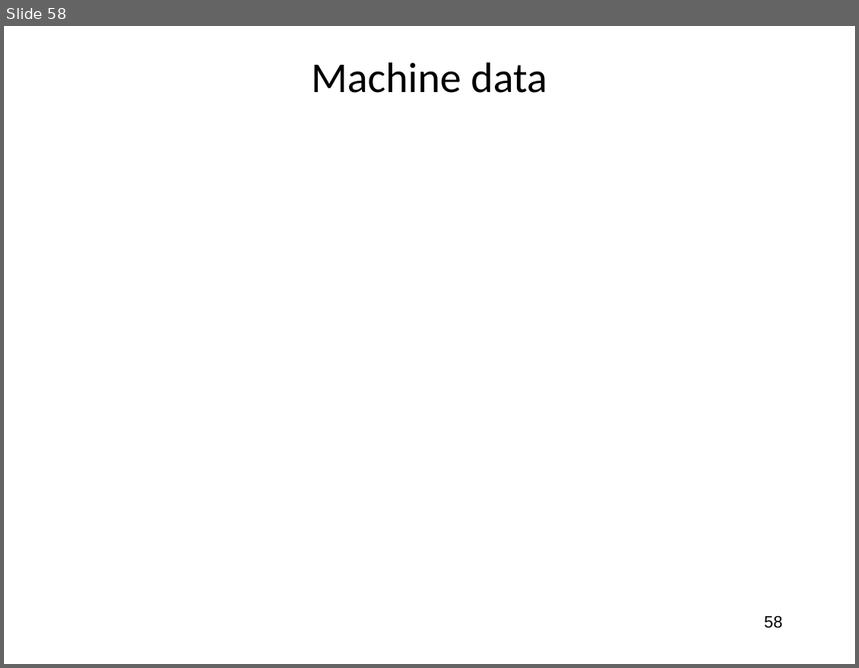
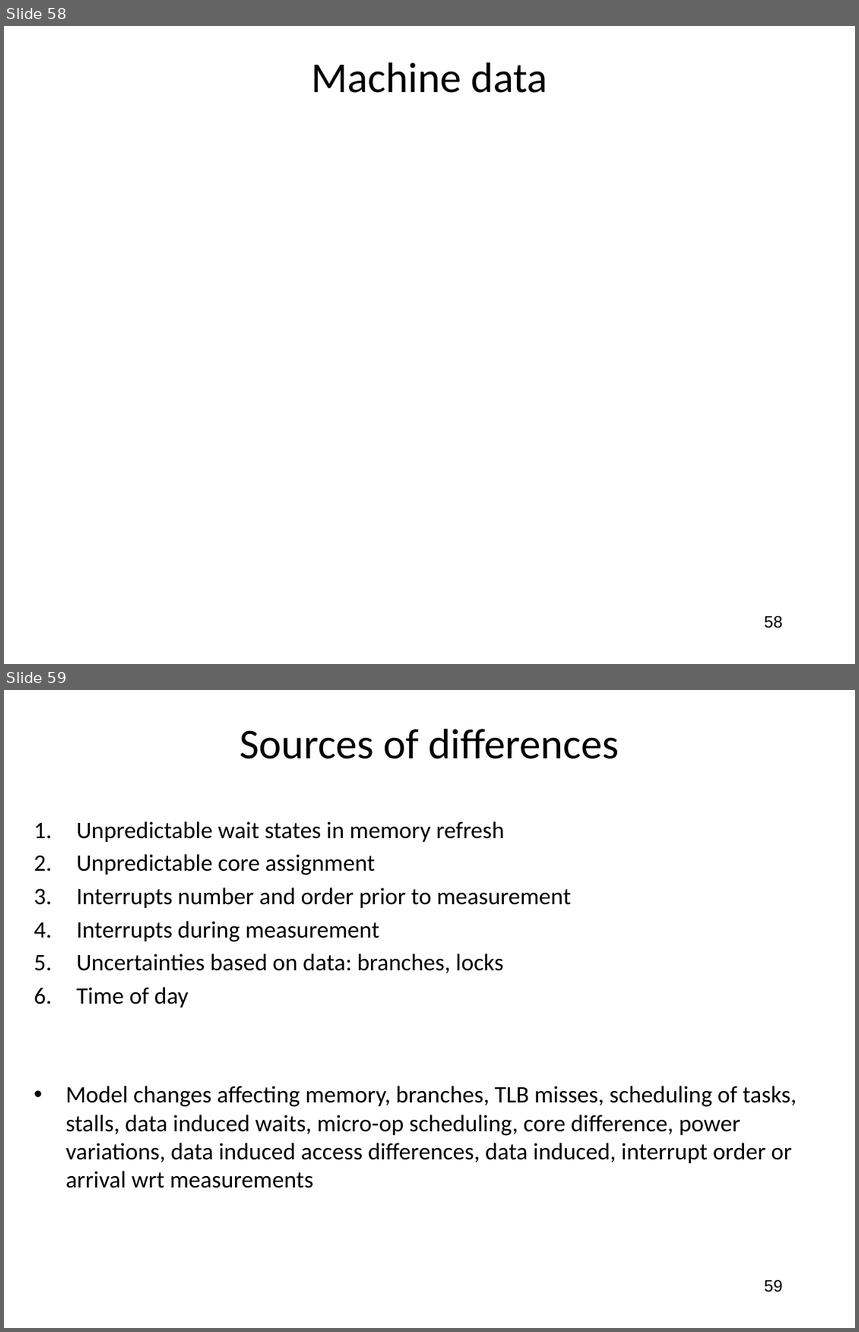
Before and after one commit to jlmucb/class_notes, a slide deck: BerkeleyClass/CS290Spring2013/Lectures/entropy_talk.pptx. Shown one above the other, each under a label of ours: slide 58 before the commit, slides 58 and 59 after it. The pictures are 859x668 and 859x1332 pixels, drawn with LibreOffice and Linux fonts; fonts in the diff are those of the drawing; grey boxes stand for pictures. Boxes give left, top, right and bottom in pixels: in the first picture for what was removed or moved away, otherwise in the second. Text is boxed around its words. In the diff, an @@ line names an element or a change of style, - is before the commit and + after.

Commit message:
sources in entropy

```diff
--- a/BerkeleyClass/CS290Spring2013/Lectures/entropy_talk.pptx
+++ b/BerkeleyClass/CS290Spring2013/Lectures/entropy_talk.pptx
@@ slide 59 added at [4, 690, 855, 1328], background #FFFFFF @@
@@ title added at [240, 729, 619, 759], 36 pt, text #000000 @@
+Sources of differences
@@ text added at [66, 821, 797, 1189], 20 pt, text #000000 @@
+1. Unpredictable wait states in memory refresh
+2. Unpredictable core assignment
+3. Interrupts number and order prior to measurement
+4. Interrupts during measurement
+5. Uncertainties based on data: branches, locks
+6. Time of day
+• Model changes affecting memory, branches, TLB misses, scheduling of tasks, stalls, data induced waits, micro-op scheduling, core difference, power variations, data induced access differences, data induced, interrupt order or arrival wrt measurements
@@ page number added at [764, 1280, 782, 1293], 14 pt, text #000000 @@
+59
```
